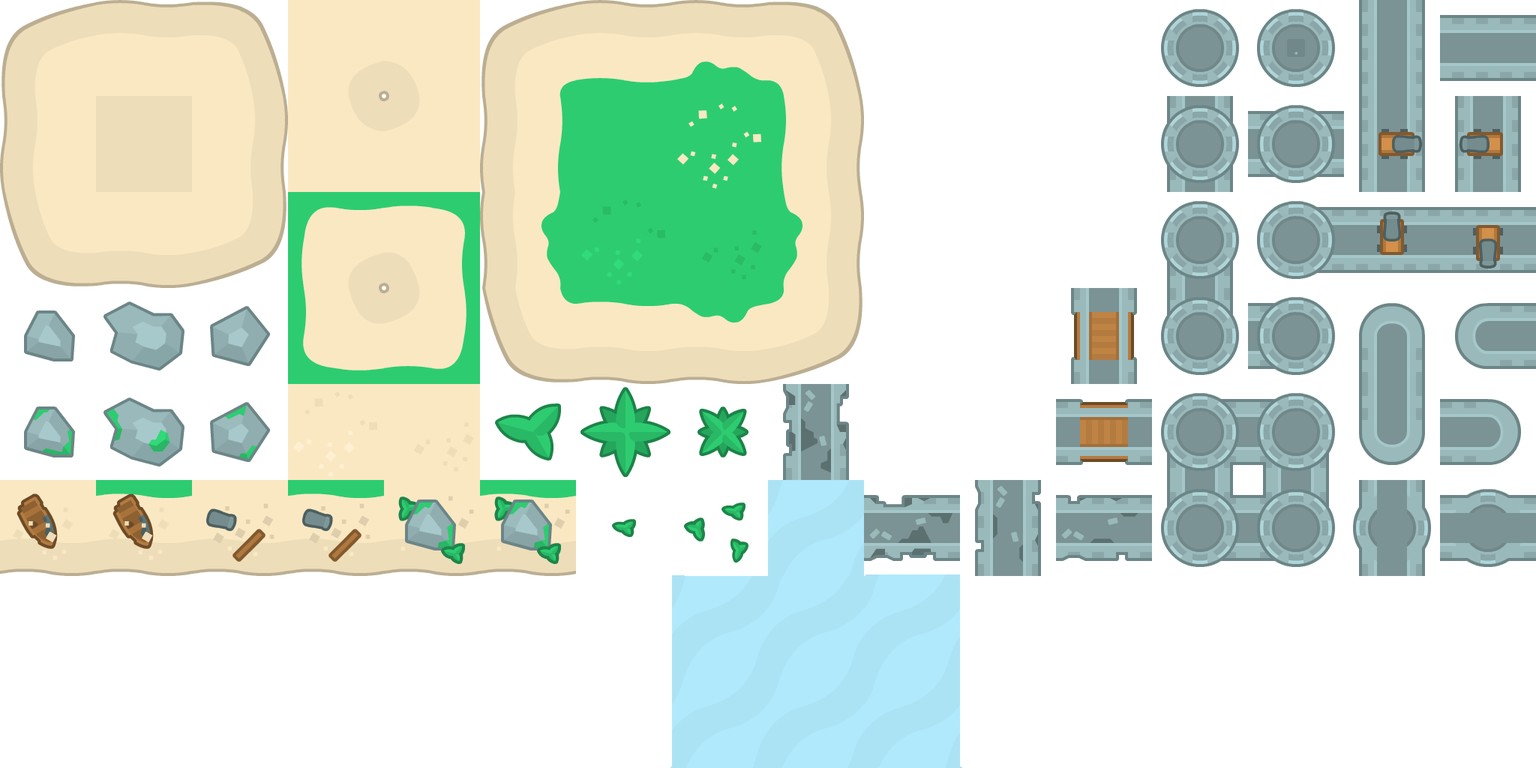
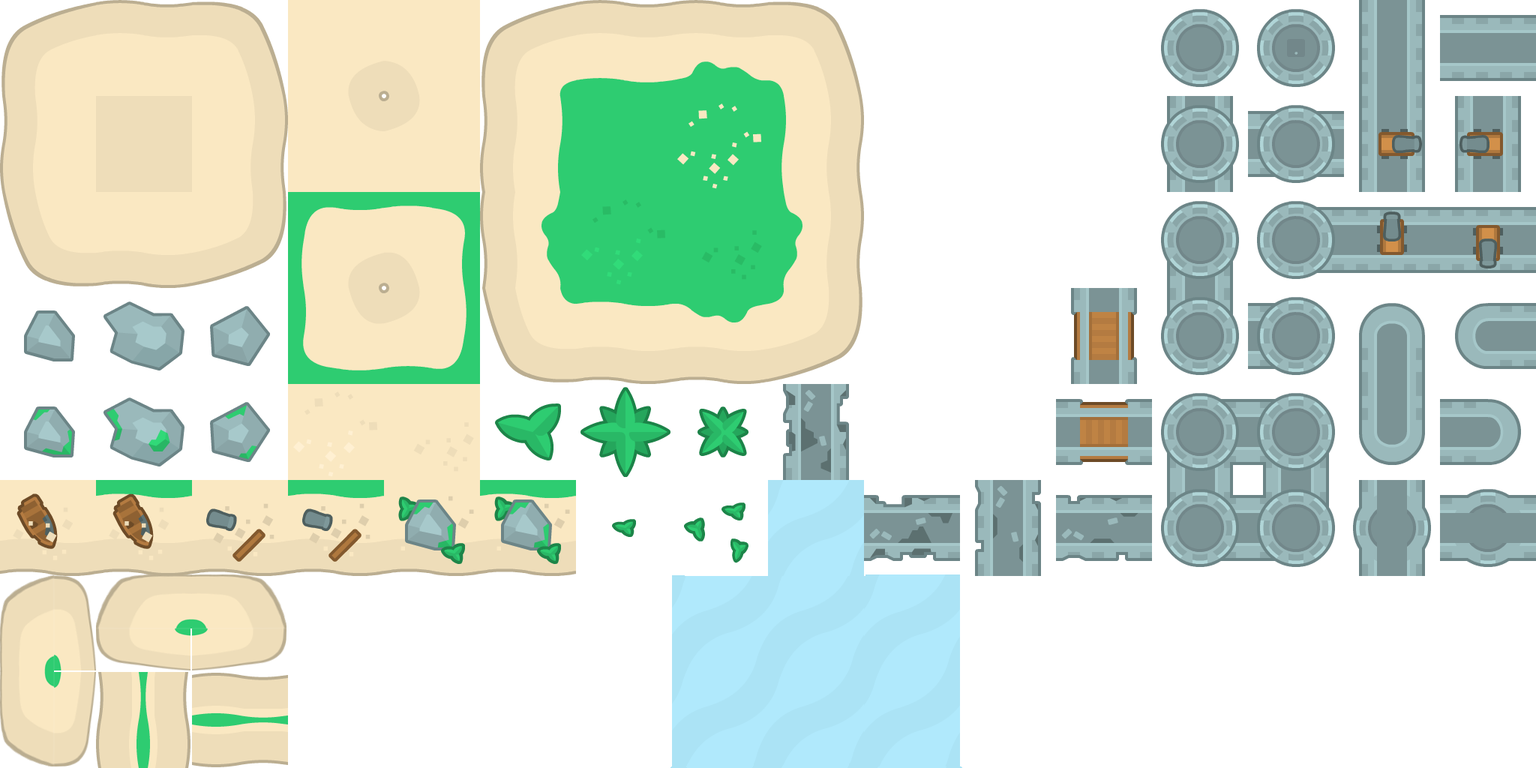
Comparing the layer stacks of the two (1536, 768) images. Changes:
added layer "Layer 10 copy 2" above "Layer 10 copy" over (191, 672, 288, 768)
added layer "Layer 10 copy" above "Layer 6" over (95, 671, 191, 768)
renamed "Layer 2 copy 5" to "Layer 6", painted on it over (0, 574, 288, 768)
removed layer "Base" over (49, 574, 252, 576)
